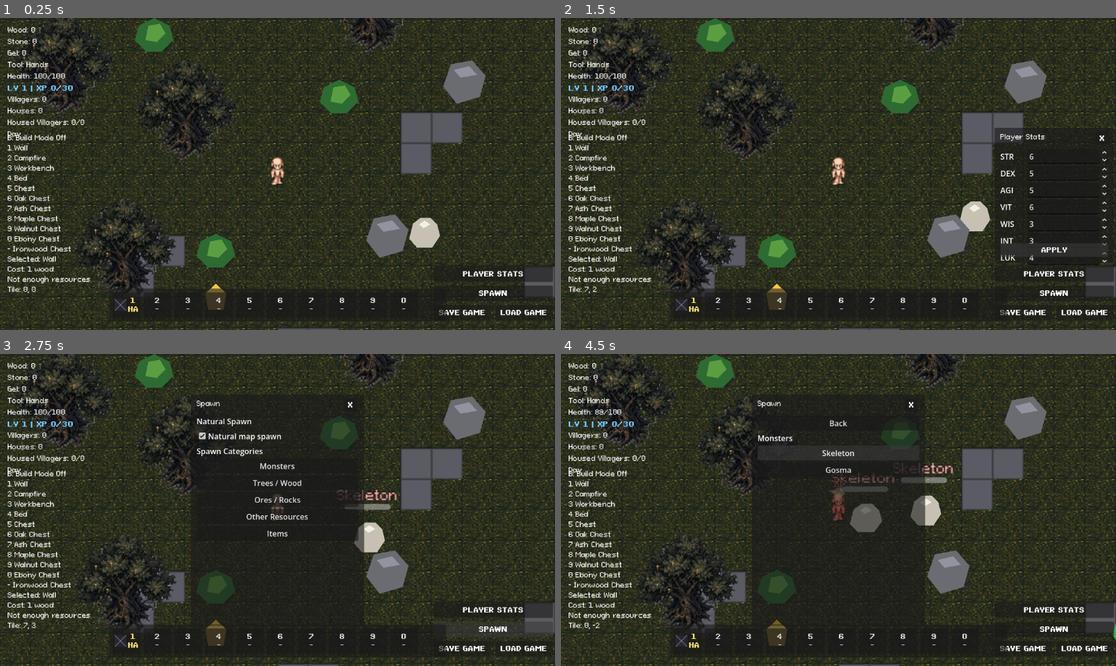
Above: before the commit, frames 1-4 (two rows, left to right).
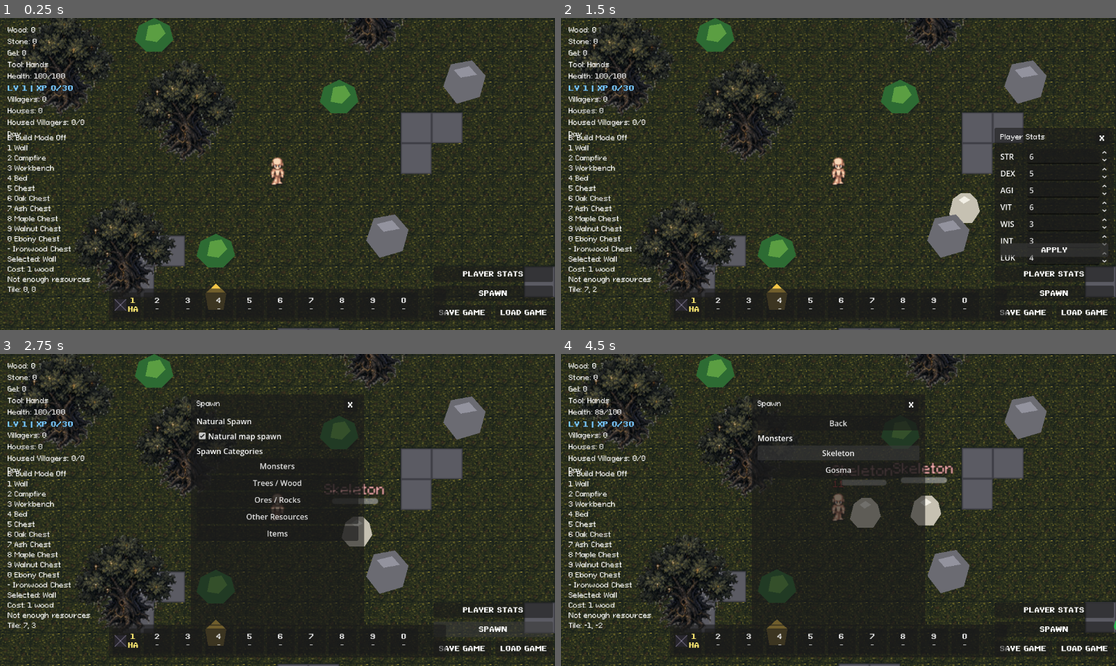
Above: after the commit, the same moments.

Repository: ramonsamagaio/Oathwake-Main
Game: Godot game, scene res://scenes/Main.tscn
The game is run twice, just before and just after one commit, with the same random seed, the same clock (stepped at 60 frames per second) and the same inputs.
Inputs:
- Up to frame 1 (0.25 s): no input
- Up to frame 2 (1.5 s): click "PLAYER STATS" at 0.5 s; click "APPLY" at 1.25 s
- Up to frame 3 (2.75 s): click "SPAWN" at 2 s
- Up to frame 4 (4.5 s): click "Natural map spawn" at 2.75 s; click "Monsters" at 3.5 s; click "Skeleton" at 4.25 s

The runs differ from the first frame. In frame 1, 0.4% of the frame differs, in the area x 73-80%, y 63-74%; in frame 2, 0.5%; in frame 3, 0.9%; in frame 4, 2.8%, in the area x 0-100%, y 0-100%.

Commit message:
SpawnZones

Diff:
--- a/scenes/Main.tscn
+++ b/scenes/Main.tscn
@@ -20,6 +20,7 @@
 [ext_resource type="PackedScene" path="res://scenes/ui/StorageUI.tscn" id="18_storage_ui_scene"]
 [ext_resource type="PackedScene" path="res://scenes/ui/WorkbenchUI.tscn" id="19_workbench_ui_scene"]
 [ext_resource type="PackedScene" path="res://scenes/ResourceBush.tscn" id="20_resource_bush_scene"]
+[ext_resource type="PackedScene" path="res://scenes/systems/MonsterSpawnZone.tscn" id="21_monster_spawn_zone_scene"]
 
 [node name="Main" type="Node2D"]
 script = ExtResource("5_main_script")
@@ -110,11 +111,19 @@
 [node name="Enemies" type="Node2D" parent="World"]
 y_sort_enabled = true
 
-[node name="Slime" parent="World/Enemies" instance=ExtResource("7_slime_scene")]
+[node name="SlimeSpawnZone" parent="World/Enemies" instance=ExtResource("21_monster_spawn_zone_scene")]
 position = Vector2(384, 160)
-
-[node name="Skeleton" parent="World/Enemies" instance=ExtResource("8_skeleton_scene")]
+monster_id = "slime"
+max_alive = 1
+spawn_interval = 1.0
+spawn_radius = 32.0
+
+[node name="SkeletonSpawnZone" parent="World/Enemies" instance=ExtResource("21_monster_spawn_zone_scene")]
 position = Vector2(160, 64)
+monster_id = "skeleton"
+max_alive = 1
+spawn_interval = 1.0
+spawn_radius = 32.0
 
 [node name="NPCs" type="Node2D" parent="World"]
 y_sort_enabled = true
--- a/scenes/enemies/Skeleton.tscn
+++ b/scenes/enemies/Skeleton.tscn
@@ -1,6 +1,6 @@
 [gd_scene load_steps=4 format=3]
 
-[ext_resource type="Script" path="res://scripts/enemies/Slime.gd" id="1_slime_script"]
+[ext_resource type="Script" path="res://scripts/enemies/Skeleton.gd" id="1_skeleton_script"]
 
 [sub_resource type="CircleShape2D" id="CircleShape2D_skeleton_collision"]
 radius = 14.0
@@ -9,9 +9,8 @@
 radius = 18.0
 
 [node name="Skeleton" type="CharacterBody2D"]
-script = ExtResource("1_slime_script")
+script = ExtResource("1_skeleton_script")
 monster_id = "skeleton"
-hop_enabled = false
 
 [node name="Body" type="Polygon2D" parent="."]
 color = Color(0.78, 0.76, 0.70, 1)
--- /dev/null
+++ b/scenes/systems/MonsterSpawnZone.tscn
@@ -0,0 +1,6 @@
+[gd_scene load_steps=2 format=3]
+
+[ext_resource type="Script" path="res://scripts/systems/MonsterSpawnZone.gd" id="1_monster_spawn_zone_script"]
+
+[node name="MonsterSpawnZone" type="Node2D"]
+script = ExtResource("1_monster_spawn_zone_script")
--- a/scripts/enemies/EnemyBase.gd
+++ b/scripts/enemies/EnemyBase.gd
@@ -26,6 +26,7 @@
 var health: int = 30
 var is_dead := false
 var display_name := "Slime"
+var behavior := "aggressive_contact_chaser"
 var spawn_time_seconds := 20.0
 var spawn_tiles := []
 var loot_table := []
@@ -185,6 +186,7 @@
 		return
 
 	display_name = str(monster_data.get("display_name", display_name))
+	behavior = str(monster_data.get("behavior", behavior))
 	max_health = int(monster_data.get("max_health", max_health))
 	speed = float(monster_data.get("move_speed", speed))
 	damage = int(monster_data.get("damage", damage))
@@ -200,6 +202,14 @@
 		loot_table = loaded_loot_table
 
 	print("%s loaded monster data from ContentDB" % display_name)
+
+
+func can_chase_player() -> bool:
+	return behavior == "aggressive_contact_chaser"
+
+
+func is_stationary_behavior() -> bool:
+	return behavior == "stationary"
 
 
 func _setup_nameplate() -> void:
--- /dev/null
+++ b/scripts/enemies/Skeleton.gd
@@ -0,0 +1,24 @@
+extends "res://scripts/enemies/EnemyBase.gd"
+
+
+func _ready() -> void:
+	super._ready()
+
+
+func _physics_process(delta: float) -> void:
+	if player == null or not is_instance_valid(player):
+		player = get_tree().get_first_node_in_group("player") as CharacterBody2D
+
+	_update_movement()
+	_update_damage(delta)
+
+
+func _update_movement() -> void:
+	if player == null or not can_chase_player():
+		velocity = Vector2.ZERO
+		move_and_slide()
+		return
+
+	var direction := global_position.direction_to(player.global_position)
+	velocity = direction * speed
+	move_and_slide()
--- a/scripts/enemies/Slime.gd
+++ b/scripts/enemies/Slime.gd
@@ -25,6 +25,12 @@
 
 
 func _update_movement(delta: float) -> void:
+	if not can_chase_player():
+		velocity = Vector2.ZERO
+		move_and_slide()
+		scale = original_scale
+		return
+
 	if not hop_enabled:
 		_move_toward_player()
 		return
@@ -47,7 +53,7 @@
 
 
 func _move_toward_player() -> void:
-	if player == null:
+	if player == null or not can_chase_player():
 		velocity = Vector2.ZERO
 		move_and_slide()
 		return
--- /dev/null
+++ b/scripts/systems/MonsterSpawnZone.gd
@@ -0,0 +1,65 @@
+extends Node2D
+
+const MonsterSpawner := preload("res://scripts/systems/MonsterSpawner.gd")
+
+@export var monster_id := "slime"
+@export var max_alive := 1
+@export var spawn_interval: float = 5.0
+@export var spawn_radius: float = 48.0
+@export var active := true
+
+var _alive_monsters: Array[Node] = []
+var _spawn_timer := 0.0
+var _monster_spawner := MonsterSpawner.new()
+
+
+func _ready() -> void:
+	add_child(_monster_spawner)
+	_spawn_timer = spawn_interval
+	set_process(true)
+
+
+func _process(delta: float) -> void:
+	if not active:
+		return
+
+	_cleanup_alive_monsters()
+	if _alive_monsters.size() >= max_alive:
+		return
+
+	_spawn_timer -= delta
+	if _spawn_timer > 0.0:
+		return
+
+	_spawn_timer = spawn_interval
+	_try_spawn_monster()
+
+
+func _try_spawn_monster() -> void:
+	var spawn_parent := get_parent()
+	if spawn_parent == null:
+		return
+
+	var monster := _monster_spawner.spawn_monster(monster_id, _get_random_spawn_position())
+	if monster == null:
+		return
+
+	spawn_parent.add_child(monster)
+	_alive_monsters.append(monster)
+
+
+func _cleanup_alive_monsters() -> void:
+	var valid_monsters: Array[Node] = []
+	for monster in _alive_monsters:
+		if is_instance_valid(monster):
+			valid_monsters.append(monster)
+	_alive_monsters = valid_monsters
+
+
+func _get_random_spawn_position() -> Vector2:
+	if spawn_radius <= 0.0:
+		return global_position
+
+	var angle := randf() * TAU
+	var distance := sqrt(randf()) * spawn_radius
+	return global_position + Vector2.RIGHT.rotated(angle) * distance
Not shown: 1 places in scenes/Main.tscn that only renumber resources
Not shown, added: scripts/enemies/Skeleton.gd.uid
Not shown, added: scripts/systems/MonsterSpawnZone.gd.uid
